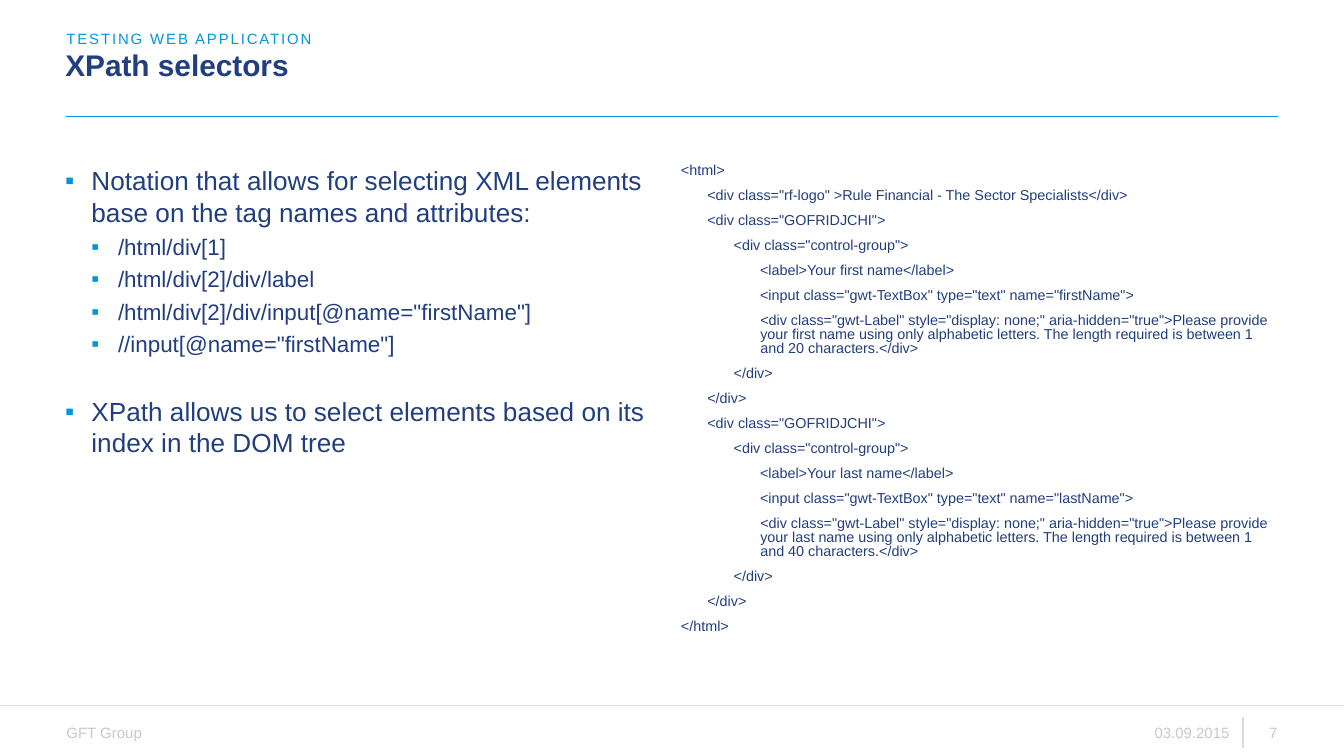
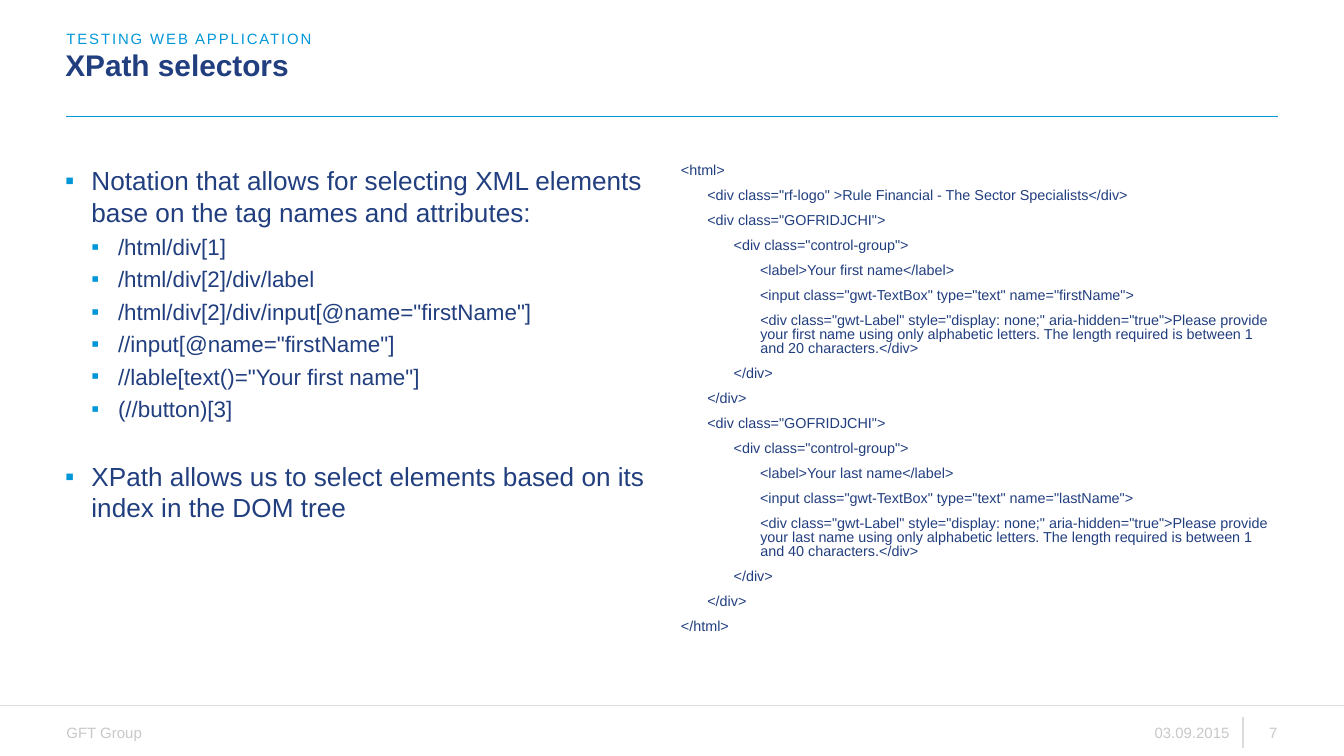
Before and after one commit to jacekokrojek/math.uni.lodz.pl, a slide deck: slide 7 of lesson-6/Students materials - 6 - Introduction to test automation.pptx. Drawn at 1344x756 pixels with LibreOffice and Linux fonts; fonts in the diff are those of the drawing; background and template pictures are left out. Boxes give left, top, right and bottom in pixels: in the first picture for what was removed or moved away, otherwise in the second. Text is boxed around its words. In the diff, an @@ line names an element or a change of style, - is before the commit and + after.

Commit message:
Minor updates

```diff
--- a/lesson-6/Students materials - 6 - Introduction to test automation.pptx
+++ b/lesson-6/Students materials - 6 - Introduction to test automation.pptx
@@ text at bbox=[118, 368, 419, 422]: paragraphs added @@
+  ▪ //lable[text()="Your first name"]
+  ▪ (//button)[3]
```
